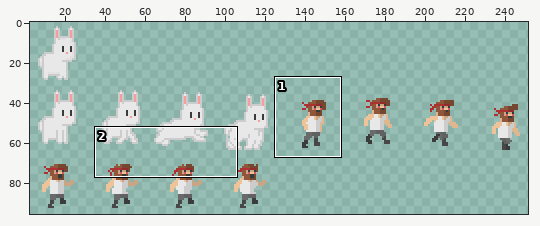
File history of a sprite sheet, res/image.png. The picture above shows the old version from afar; the outline marks the close-up.
Close-up. Old version:
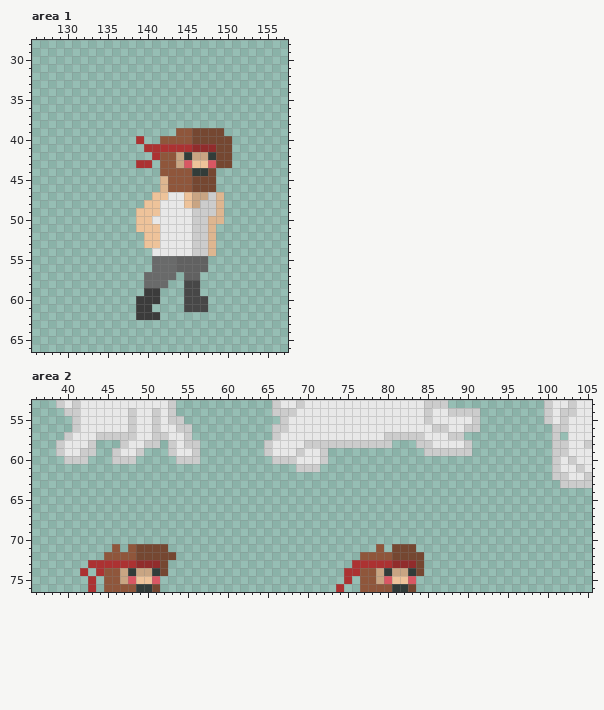
The file is 256x96 pixels. Shown: area 1: x 126..157, y 28..66; area 2: x 36..105, y 53..76. The wide view leaves out empty margins.
After the commit:
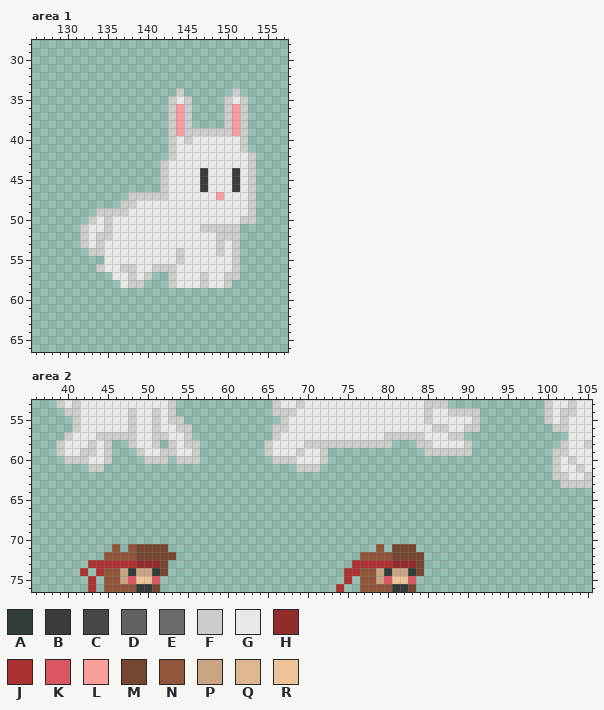
Palette (. is transparent): A #323c39  B #3b3b3b  C #474747  D #616161  E #696a6a  F #cccccc  G #e8e8e8  H #912c2c  J #ac3232  K #d95763  L #f89c9c  M #754731  N #8f563b  P #c9a583  Q #deb690  R #eec39a
Diff:
Area 1:
y 34: x 144 . -> F; x 151 . -> F
y 35: x 143..145 ... -> FGF; x 150..152 ... -> FGF
y 36..38: x 143..145 ... -> FLF; x 150..152 ... -> FLF
y 39: x 143..152 .NNMMMM... -> FLFFFFFFLF
y 40: x 139 J -> .; x 142..152 NNNNMMMMM.. -> .FGFGGGGGGF
y 41: x 140..152 JJJJJJHHHMM.. -> ...FGGGGGGGGF
y 42: x 141..153 JNNPAPPAMM... -> ..FGGGGGGGGGF
y 43: x 139..140 JJ -> ..; x 142..153 NNPKRRKMM... -> FGGGGGGGGGGF
y 44: x 142..153 NNNNAAM..... -> FGGGGBGGGBGF
y 45..46: x 142..153 QNNNMMM..... -> FGGGGBGGGBGF
y 47: x 138..142 ...RR -> FFFFF; x 145..153 RPPFQ.... -> GGGGLGGGF
y 48: x 137..141 ...RR -> FFGGG; x 145..153 RPFFQ.... -> GGGGGGGGF
y 49: x 134..141 .....RRR -> FFFFGGGG; x 146..153 FFFQ.... -> GGGGGGGF
y 50: x 133..140 ......RR -> FGFGGGGG; x 146..153 FFQQ.... -> GGGGGGFF
y 51: x 132..141 .......RRR -> FGGFGGGGGG; x 146 F -> G; x 148..151 Q... -> FFFF
y 52: x 132..141 ........RR -> FGFFGGGGGG; x 146..151 FFQ... -> GGGFFF
y 53: x 132..141 ........RR -> FGFGGGGGGG; x 146..151 FFQ... -> GGGFGF
y 54: x 133..140 ........ -> FFGGGGGG; x 144 G -> F; x 146..151 FFQ... -> GGGFGF
y 55: x 135..151 ......EEEDDDD.... -> GGGGGGGGGFGGGGGGF
y 56: x 134..151 .......EEEDDDD.... -> FGGFFGGFFFGGGGGGGF
y 57: x 136..151 ....EEEE.DD..... -> GGFGF..FGGGFGGFF
y 58: x 137..150 ...EEE..CC.... -> GFF...FGGGFGGF
y 59: x 140..141 BB -> ..; x 145..146 CC -> ..
y 60: x 139..141 BBB -> ...; x 145..147 CCC -> ...
y 61: x 139..140 BB -> ..; x 145..147 CCC -> ...
y 62: x 139..141 BBB -> ...
Area 2:
y 57: x 101 F -> .
y 58: x 44..45 .. -> GF; x 47..48 FG -> .F; x 50 F -> G; x 101 F -> .
y 59: x 44..48 ..FGG -> GF...; x 50..52 ... -> GGF
y 60: x 43..48 ...FFF -> GGF...; x 50..52 ... -> FFF
y 61: x 43..44 .. -> FF
